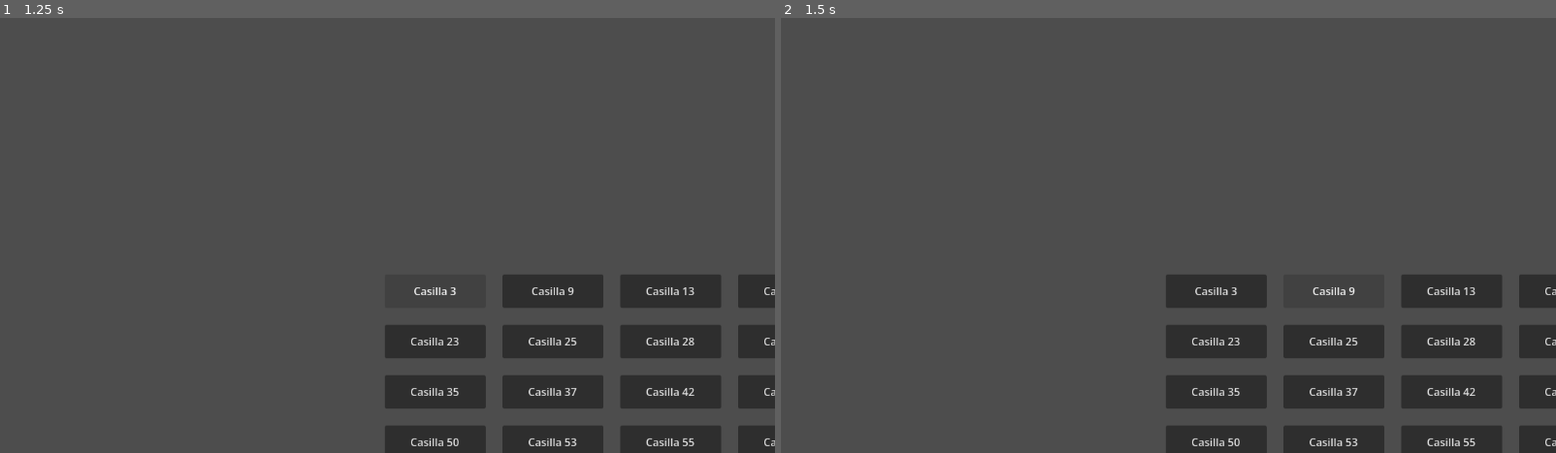
Above: before the commit, frames 1-2 (left to right).
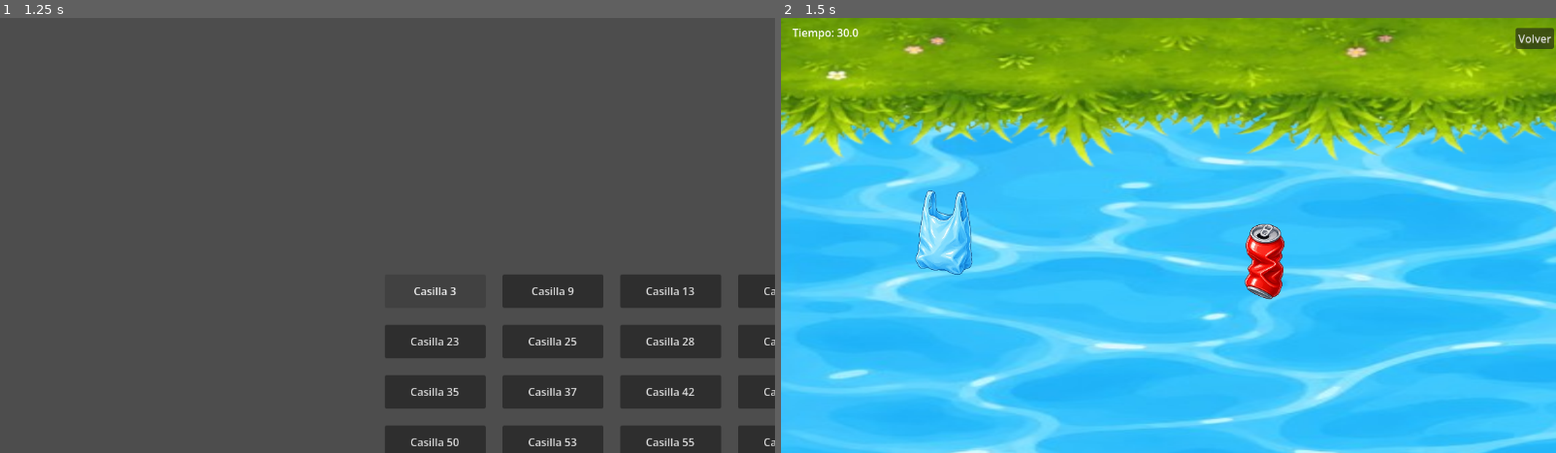
Above: after the commit, the same moments.

Repository: Dylan11092005/Minijuegos
Game: Godot game, scene res://MenuPrincipal.tscn
Same seed, same stepped clock (60 frames per second), same inputs: the game is played once before the commit and once after it.
Inputs:
- Up to frame 1 (1.25 s): click "Casilla 3" at 0.5 s
- Up to frame 2 (1.5 s): click "Casilla 9" at 1.25 s

Frame 1 is identical in both runs. In frame 2, 100% of the frame differs, in the area x 0-100%, y 0-100%.

Commit message:
Minijuego del rio

Diff:
--- a/MenuPrincipal.gd
+++ b/MenuPrincipal.gd
@@ -13,3 +13,7 @@
 
 func _on_button_4_pressed() -> void:
 	get_tree().change_scene_to_file("res://minigame_house/HouseMinigame.tscn")
+
+
+func _on_button_2_pressed() -> void:
+	get_tree().change_scene_to_file("res://minigame_rio/RiverCleanupMinigame.tscn")
--- a/MenuPrincipal.tscn
+++ b/MenuPrincipal.tscn
@@ -128,4 +128,5 @@
 layout_mode = 2
 text = "Casilla 74"
 
+[connection signal="pressed" from="GridContainer/Button2" to="." method="_on_button_2_pressed"]
 [connection signal="pressed" from="GridContainer/Button4" to="." method="_on_button_4_pressed"]
--- /dev/null
+++ b/minigame_rio/RiverCleanupMinigame.gd
@@ -0,0 +1,93 @@
+extends Node2D
+
+@export var time_limit := 30
+@export var drop_distance := 100.0
+
+var trash_total := 0
+var trash_collected := 0
+var game_finished := false
+
+@onready var basurero = $Basurero
+@onready var basuras = $Basuras
+@onready var game_timer = $GameTimer
+@onready var timer_label = $CanvasLayer/TimerLabel
+@onready var result_label = $CanvasLayer/ResultLabel
+@onready var back_button = $CanvasLayer/BackButton
+
+
+func _ready():
+	result_label.visible = false
+
+	trash_total = basuras.get_child_count()
+
+	for trash in basuras.get_children():
+		trash.dropped.connect(_on_trash_dropped)
+
+	game_timer.wait_time = time_limit
+	game_timer.one_shot = true
+	game_timer.timeout.connect(_on_game_timer_timeout)
+	game_timer.start()
+
+	back_button.pressed.connect(_on_back_button_pressed)
+
+
+func _process(delta):
+	if game_finished:
+		return
+
+	timer_label.text = "Tiempo: " + str(ceil(game_timer.time_left))
+
+
+func _on_trash_dropped(trash):
+	if game_finished:
+		return
+
+	var distance_to_bin = trash.global_position.distance_to(basurero.global_position)
+
+	if distance_to_bin <= drop_distance:
+		trash_collected += 1
+		trash.queue_free()
+
+		if trash_collected >= trash_total:
+			_win_game()
+	else:
+		trash.return_to_start()
+
+
+func _win_game():
+	game_finished = true
+	game_timer.stop()
+
+	result_label.text = "¡GANASTE!\nEl río quedó limpio"
+	result_label.visible = true
+	result_label.scale = Vector2(0.3, 0.3)
+	result_label.modulate = Color(1, 1, 1, 0)
+
+	var tween = create_tween()
+	tween.set_parallel(true)
+	tween.tween_property(result_label, "scale", Vector2(1.2, 1.2), 0.35).set_trans(Tween.TRANS_BACK).set_ease(Tween.EASE_OUT)
+	tween.tween_property(result_label, "modulate", Color(1, 1, 1, 1), 0.25)
+
+	tween.set_parallel(false)
+	tween.tween_property(result_label, "scale", Vector2(1.0, 1.0), 0.2)
+
+
+func _on_game_timer_timeout():
+	if trash_collected < trash_total:
+		game_finished = true
+		result_label.text = "¡Tiempo agotado!\nInténtalo de nuevo"
+		result_label.visible = true
+		result_label.scale = Vector2(0.3, 0.3)
+		result_label.modulate = Color(1, 1, 1, 0)
+
+		var tween = create_tween()
+		tween.set_parallel(true)
+		tween.tween_property(result_label, "scale", Vector2(1.1, 1.1), 0.35).set_trans(Tween.TRANS_BACK).set_ease(Tween.EASE_OUT)
+		tween.tween_property(result_label, "modulate", Color(1, 1, 1, 1), 0.25)
+
+		tween.set_parallel(false)
+		tween.tween_property(result_label, "scale", Vector2(1.0, 1.0), 0.2)
+
+
+func _on_back_button_pressed():
+	get_tree().change_scene_to_file("res://MenuPrincipal.tscn")
--- /dev/null
+++ b/minigame_rio/RiverCleanupMinigame.tscn
@@ -0,0 +1,110 @@
+[gd_scene format=3 uid="uid://cpbtcq3m0037w"]
+
+[ext_resource type="Script" uid="uid://bf660g618hqrv" path="res://minigame_rio/RiverCleanupMinigame.gd" id="1_ge4tx"]
+[ext_resource type="Texture2D" uid="uid://dvvbqjqqo2tvj" path="res://minigame_rio/assets/basurero.png" id="2_uq7vv"]
+[ext_resource type="PackedScene" uid="uid://ce3pi21xcyeqx" path="res://minigame_rio/TrashItem.tscn" id="3_108rc"]
+[ext_resource type="Texture2D" uid="uid://bk8ag62y7k8f3" path="res://minigame_rio/assets/cesped1.png" id="4_108rc"]
+[ext_resource type="Texture2D" uid="uid://cusetxwcjxlnd" path="res://minigame_rio/assets/basura/botella.png" id="4_v4lh6"]
+[ext_resource type="Texture2D" uid="uid://bdb0xccj5iac3" path="res://minigame_rio/assets/basura/lata.png" id="5_8ne84"]
+[ext_resource type="Texture2D" uid="uid://ddpqijx7gpvk4" path="res://minigame_rio/assets/agua.png" id="5_vjmpl"]
+[ext_resource type="Texture2D" uid="uid://b4vnrgj2f07g2" path="res://minigame_rio/assets/basura/bolsa.png" id="6_at5mt"]
+[ext_resource type="Texture2D" uid="uid://6f6poywa3m1g" path="res://minigame_rio/assets/basura/papel.png" id="7_obk83"]
+[ext_resource type="Texture2D" uid="uid://7vcec8dmyiph" path="res://minigame_rio/assets/basura/vaso.png" id="8_g6qnw"]
+
+[node name="RiverCleanupMinigame" type="Node2D" unique_id=937733243]
+script = ExtResource("1_ge4tx")
+
+[node name="Background" type="ColorRect" parent="." unique_id=138958735]
+offset_right = 1920.0
+offset_bottom = 1080.0
+mouse_filter = 2
+color = Color(0.49411765, 0.78431374, 0.8901961, 1)
+
+[node name="Basurero" type="Node2D" parent="." unique_id=538202841]
+position = Vector2(1789, 954)
+
+[node name="Sprite2D" type="Sprite2D" parent="Basurero" unique_id=856862876]
+z_index = 2
+position = Vector2(12.999977, 5)
+scale = Vector2(0.30856237, 0.3)
+texture = ExtResource("2_uq7vv")
+
+[node name="Basuras" type="Node2D" parent="." unique_id=10957908]
+z_index = 1
+position = Vector2(3, -1)
+
+[node name="TrashItem" parent="Basuras" unique_id=1090431356 instance=ExtResource("3_108rc")]
+position = Vector2(1516, 255)
+trash_texture = ExtResource("4_v4lh6")
+
+[node name="TrashItem2" parent="Basuras" unique_id=324431832 instance=ExtResource("3_108rc")]
+position = Vector2(663, 302)
+trash_texture = ExtResource("5_8ne84")
+
+[node name="TrashItem3" parent="Basuras" unique_id=1530706150 instance=ExtResource("3_108rc")]
+position = Vector2(187, 260)
+trash_texture = ExtResource("6_at5mt")
+
+[node name="TrashItem4" parent="Basuras" unique_id=727513537 instance=ExtResource("3_108rc")]
+position = Vector2(498, 693)
+trash_texture = ExtResource("7_obk83")
+
+[node name="TrashItem5" parent="Basuras" unique_id=919389235 instance=ExtResource("3_108rc")]
+position = Vector2(1362, 673)
+trash_texture = ExtResource("8_g6qnw")
+
+[node name="GameTimer" type="Timer" parent="." unique_id=405383887]
+
+[node name="CanvasLayer" type="CanvasLayer" parent="." unique_id=119521711]
+
+[node name="TimerLabel" type="Label" parent="CanvasLayer" unique_id=602361970]
+offset_left = 17.0
+offset_top = 10.0
+offset_right = 106.0
+offset_bottom = 37.0
+text = "Tiempo: 30"
+
+[node name="ResultLabel" type="Label" parent="CanvasLayer" unique_id=1214729129]
+offset_left = 400.0
+offset_top = 280.0
+offset_right = 900.0
+offset_bottom = 380.0
+theme_override_colors/font_color = Color(1, 0.8509804, 0.23921569, 1)
+theme_override_colors/font_shadow_color = Color(0, 0, 0, 0.6666667)
+theme_override_colors/font_outline_color = Color(0.07058824, 0.20784314, 0.35686275, 1)
+theme_override_constants/shadow_offset_x = 4
+theme_override_constants/shadow_offset_y = 4
+theme_override_constants/outline_size = 8
+theme_override_font_sizes/font_size = 64
+text = "!Ganaste¡"
+horizontal_alignment = 1
+vertical_alignment = 1
+
+[node name="BackButton" type="Button" parent="CanvasLayer" unique_id=1128959263]
+offset_left = 1092.0
+offset_top = 15.0
+offset_right = 1149.0
+offset_bottom = 46.0
+text = "Volver"
+
+[node name="Cesped" type="Sprite2D" parent="." unique_id=1620858574]
+z_index = 1
+position = Vector2(953, 793.00006)
+scale = Vector2(2.936186, 1.6776667)
+texture = ExtResource("4_108rc")
+
+[node name="Cesped2" type="Sprite2D" parent="." unique_id=1529457348]
+z_index = 1
+position = Vector2(971.99994, 275)
+rotation = 3.1415927
+scale = Vector2(2.936186, 1.6776667)
+texture = ExtResource("4_108rc")
+metadata/_edit_lock_ = true
+
+[node name="Decoracion" type="Node2D" parent="." unique_id=750047333]
+
+[node name="agua" type="Sprite2D" parent="Decoracion" unique_id=1038790531]
+position = Vector2(969, 553.00006)
+scale = Vector2(4.0199995, 1.7820001)
+texture = ExtResource("5_vjmpl")
+metadata/_edit_lock_ = true
--- /dev/null
+++ b/minigame_rio/TrashItem.gd
@@ -0,0 +1,39 @@
+extends Area2D
+
+signal dropped(trash)
+
+@export var trash_texture: Texture2D
+
+var dragging := false
+var start_position: Vector2
+
+@onready var sprite = $Sprite2D
+
+
+func _ready():
+	start_position = global_position
+	input_pickable = true
+
+	if trash_texture != null:
+		sprite.texture = trash_texture
+
+
+func _input_event(viewport, event, shape_idx):
+	if event is InputEventMouseButton:
+		if event.button_index == MOUSE_BUTTON_LEFT:
+			if event.pressed:
+				dragging = true
+				z_index = 10
+			else:
+				dragging = false
+				z_index = 0
+				dropped.emit(self)
+
+
+func _process(delta):
+	if dragging:
+		global_position = get_global_mouse_position()
+
+
+func return_to_start():
+	global_position = start_position
--- /dev/null
+++ b/minigame_rio/TrashItem.tscn
@@ -0,0 +1,19 @@
+[gd_scene format=3 uid="uid://ce3pi21xcyeqx"]
+
+[ext_resource type="Script" uid="uid://biytrdc22p2nq" path="res://minigame_rio/TrashItem.gd" id="1_ag0cf"]
+[ext_resource type="Texture2D" uid="uid://crcdp561ol8be" path="res://minigame_rio/assets/basura.png" id="2_ag0cf"]
+
+[sub_resource type="RectangleShape2D" id="RectangleShape2D_ag0cf"]
+size = Vector2(133, 145)
+
+[node name="TrashItem" type="Area2D" unique_id=1090431356]
+script = ExtResource("1_ag0cf")
+
+[node name="Sprite2D" type="Sprite2D" parent="." unique_id=13686290]
+position = Vector2(54.5625, 61)
+scale = Vector2(0.26974997, 0.296)
+texture = ExtResource("2_ag0cf")
+
+[node name="CollisionShape2D" type="CollisionShape2D" parent="." unique_id=1205319320]
+position = Vector2(53.5, 59.5)
+shape = SubResource("RectangleShape2D_ag0cf")
Not shown, added: minigame_rio/RiverCleanupMinigame.gd.uid
Not shown, added: minigame_rio/TrashItem.gd.uid
Binary file added: minigame_rio/assets/Cesped.png
Not shown, added: minigame_rio/assets/Cesped.png.import
Binary file added: minigame_rio/assets/agua.png
Not shown, added: minigame_rio/assets/agua.png.import
Binary file added: minigame_rio/assets/basura/bolsa.png
Not shown, added: minigame_rio/assets/basura/bolsa.png.import
Binary file added: minigame_rio/assets/basura/botella.png
Not shown, added: minigame_rio/assets/basura/botella.png.import
Binary file added: minigame_rio/assets/basura/lata.png
Not shown, added: minigame_rio/assets/basura/lata.png.import
(and 12 more such lines)
